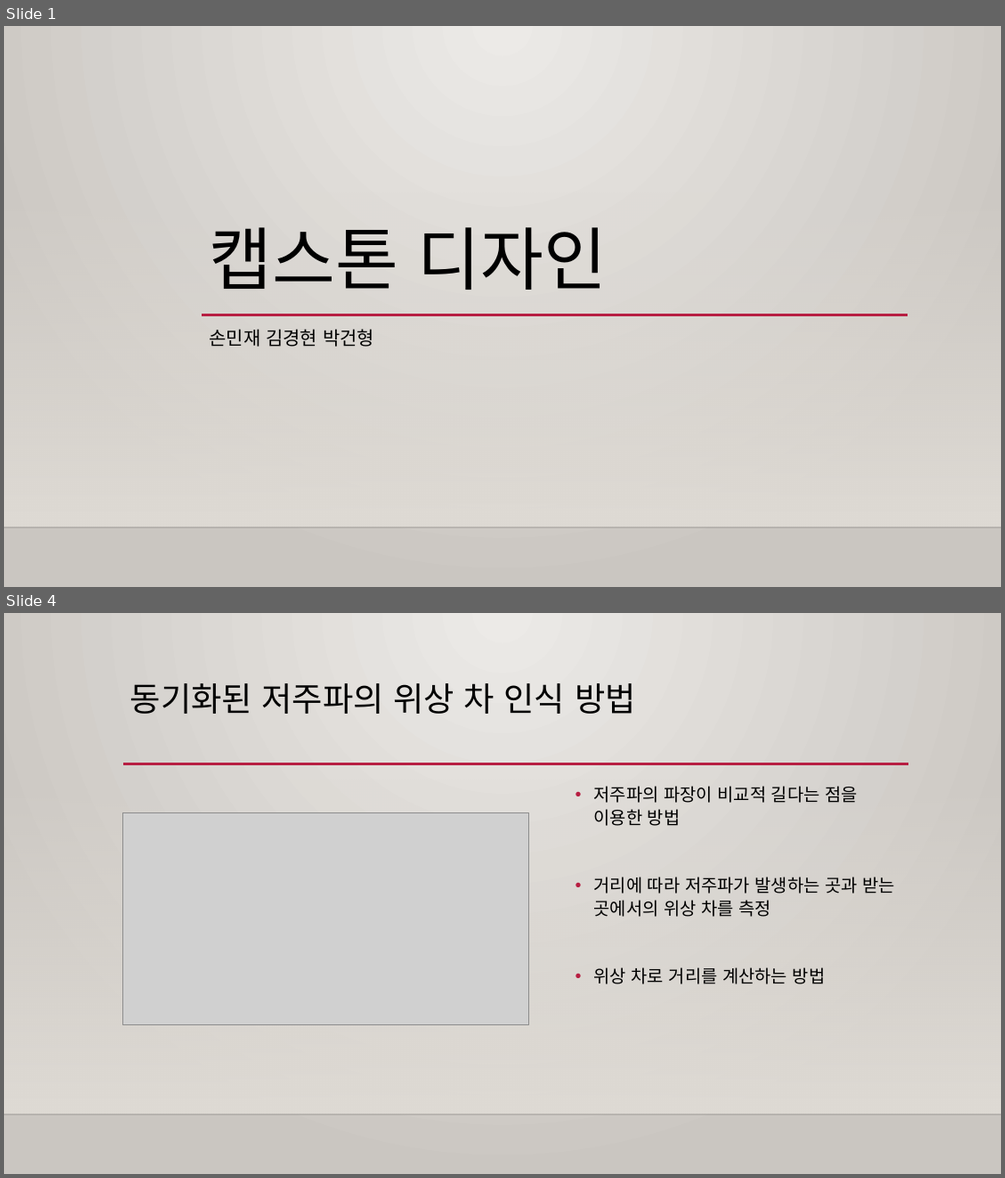
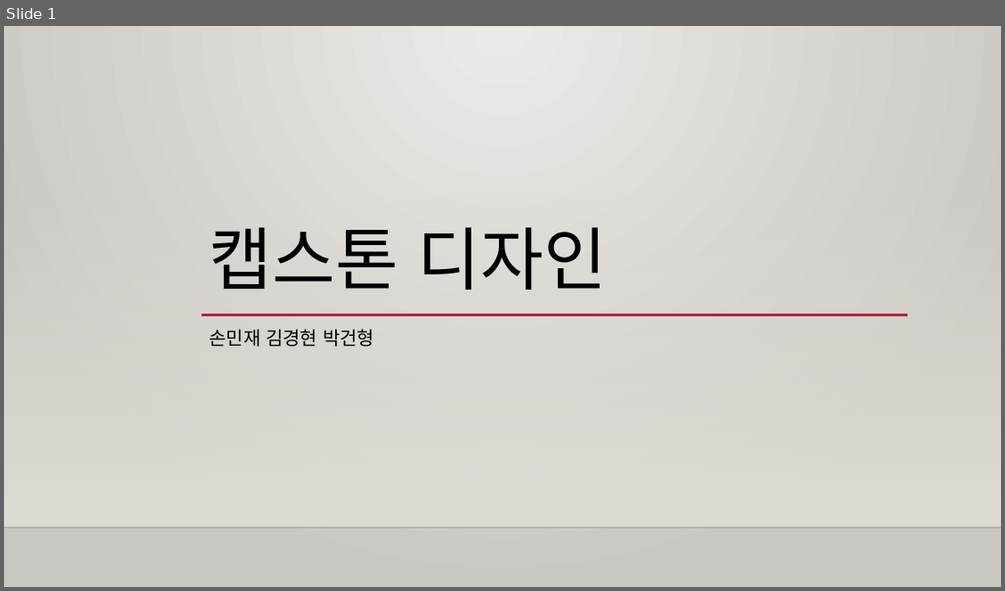
Before and after one commit to Capstone-Design/Documents, a slide deck: 캡스톤디자인발표.pptx. Shown one above the other, each under a label of ours: slides 1 and 4 before the commit, slide 1 after it; the slides between them are not shown. The pictures are 1005x1178 and 1005x591 pixels, drawn with LibreOffice and Linux fonts; fonts in the diff are those of the drawing; grey boxes stand for pictures; background and template pictures are left out. Boxes give left, top, right and bottom in pixels: in the first picture for what was removed or moved away, otherwise in the second. Text is boxed around its words. In the diff, an @@ line names an element or a change of style, - is before the commit and + after.

```diff
--- a/캡스톤디자인발표.pptx
+++ b/캡스톤디자인발표.pptx
@@ slide 4 removed at [4, 613, 1001, 1174], background gradient #ECEAE7 to #CAC7C1; not listed: 2 template elements that a slide beside it also shows @@
@@ title removed at [130, 683, 636, 714] @@
-동기화된 저주파의 위상 차 인식 방법
@@ line removed from (123, 764) to (909, 764) @@
@@ text removed at [594, 786, 895, 984] @@
-• 저주파의 파장이 비교적 길다는 점을 이용한 방법
-• 거리에 따라 저주파가 발생하는 곳과 받는 곳에서의 위상 차를 측정
-• 위상 차로 거리를 계산하는 방법
@@ picture removed at [123, 813, 528, 1025] @@
```
Also in this commit, not shown: 2 slides changed, 6 slides added, 4 other slides removed.
